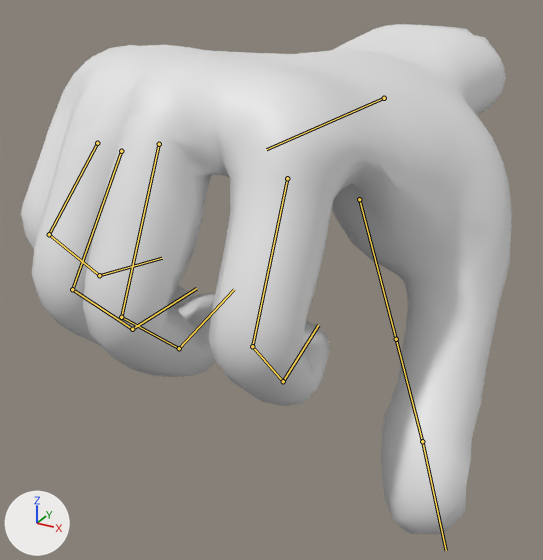
An edit to the glTF model public/models/mao-fp-esq.glb, drawn before and after from the same camera.
Before and after are seen from a camera (50 mm lens) standing at (0.456, -1.225, 0.231) and looking at (-0.026, -0.348, -0.208). Arrows for +X, +Y and +Z are at lower left; the lights stay in place. The older version comes first. Both versions are drawn at the pose saved in each file; the numbers are the values there. The bones that bend it are drawn over the model as lines.

The first picture shows 'mao'.
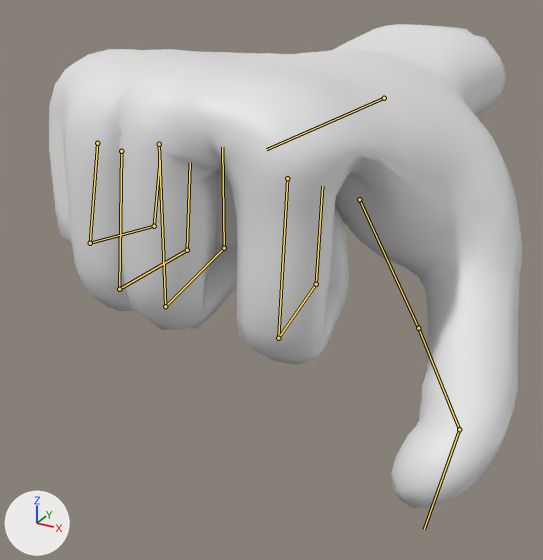
Where the change shows, as pixel boxes [x1, y1, x2, y2] in the pictures (543 x 560 px):
'mao', posed: before [21, 24, 512, 535]; after [49, 24, 522, 508]
bone 'LeftIndex1', root to tip: before (287, 178) to (252, 346); after (287, 178) to (278, 338)
bone 'LeftIndex2', root to tip: before (252, 346) to (283, 381); after (278, 338) to (316, 284)
bone 'LeftIndex3', root to tip: before (283, 381) to (318, 325); after (316, 284) to (322, 186)
bone 'LeftMiddle1', root to tip: before (159, 144) to (121, 317); after (159, 144) to (165, 306)
bone 'LeftMiddle2', root to tip: before (121, 317) to (179, 348); after (165, 306) to (224, 248)
bone 'LeftMiddle3', root to tip: before (179, 348) to (234, 289); after (224, 248) to (222, 147)
bone 'LeftPinky1', root to tip: before (97, 143) to (49, 234); after (97, 143) to (90, 243)
bone 'LeftPinky2', root to tip: before (49, 234) to (99, 275); after (90, 243) to (154, 226)
bone 'LeftPinky3', root to tip: before (99, 275) to (162, 258); after (154, 226) to (160, 160)
bone 'LeftRing1', root to tip: before (121, 151) to (72, 289); after (121, 151) to (119, 289)
bone 'LeftRing2', root to tip: before (72, 289) to (132, 329); after (119, 289) to (187, 250)
bone 'LeftRing3', root to tip: before (132, 329) to (196, 288); after (187, 250) to (190, 162)
bone 'LeftThumb1', root to tip: before (359, 199) to (396, 339); after (359, 199) to (418, 328)
bone 'LeftThumb2', root to tip: before (396, 339) to (422, 441); after (418, 328) to (459, 429)
bone 'LeftThumb3', root to tip: before (422, 441) to (446, 550); after (459, 429) to (424, 529)

The change in detail:
Bone 'LeftIndex1' (bone_leftindex1) turns from (60, 0, 0) to (84, 0, 0) degrees about its own x, y and z.
Bone 'LeftIndex2' (bone_leftindex2) turns from (75, 0, 0) to (105, 0, 0) degrees about its own x, y and z.
Bone 'LeftIndex3' (bone_leftindex3) turns from (54, 0, 0) to (76, 0, 0) degrees about its own x, y and z.
Bone 'LeftMiddle1' (bone_leftmiddle1) turns from (60, 0, 0) to (84, 0, 0) degrees about its own x, y and z.
Bone 'LeftMiddle2' (bone_leftmiddle2) turns from (75, 0, 0) to (105, 0, 0) degrees about its own x, y and z.
Bone 'LeftMiddle3' (bone_leftmiddle3) turns from (54, 0, 0) to (76, 0, 0) degrees about its own x, y and z.
Bone 'LeftPinky1' (bone_leftpinky1) turns from (60, 0, 0) to (84, 0, 0) degrees about its own x, y and z.
Bone 'LeftPinky2' (bone_leftpinky2) turns from (75, 0, 0) to (105, 0, 0) degrees about its own x, y and z.
Bone 'LeftPinky3' (bone_leftpinky3) turns from (54, 0, 0) to (76, 0, 0) degrees about its own x, y and z.
Bone 'LeftRing1' (bone_leftring1) turns from (60, 0, 0) to (84, 0, 0) degrees about its own x, y and z.
Bone 'LeftRing2' (bone_leftring2) turns from (75, 0, 0) to (105, 0, 0) degrees about its own x, y and z.
Bone 'LeftRing3' (bone_leftring3) turns from (54, 0, 0) to (76, 0, 0) degrees about its own x, y and z.
Bone 'LeftThumb1' (bone_leftthumb1) turns from (51, -5, 4) to (39, -2, 2) degrees about its own x, y and z.
Bone 'LeftThumb2' (bone_leftthumb2) turns from (0, 0, 0) to (0, 0, 3) degrees about its own x, y and z.
Bone 'LeftThumb3' (bone_leftthumb3) turns from (0, 0, 3) to (0, 0, 45) degrees about its own x, y and z.
